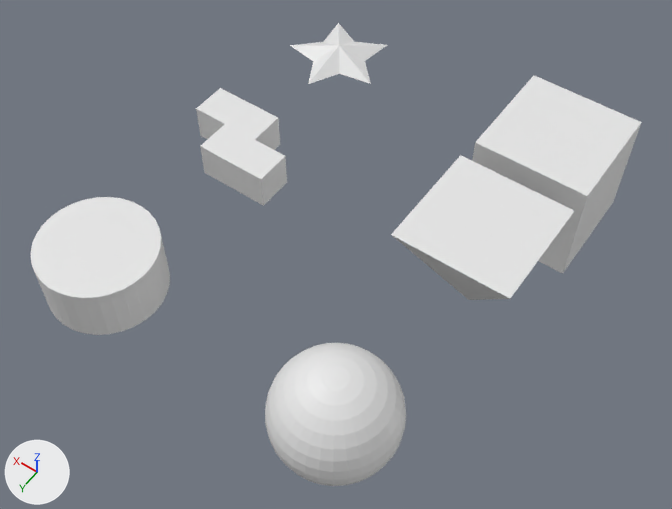
The glTF model BlenderFiles/Shapes.glb as it was, and as the next commit left it.
Both versions are drawn from a 50 mm lens placed at (-78.57, 6.87, 6.33), pointed at (-75.84, 3.04, 0.32). The axes (+X, +Y, +Z) are drawn at lower left. The lights are the same throughout. The first picture is the older version.

The older version as bpy lines, for what is in view:
```python
me_cubepyramid = bpy.data.meshes.new('CubePyramid')
me_cubepyramid.from_pydata([(0.0, 0.0, -0.5), (-0.5, -0.5, 0.5), (-0.5, 0.5, 0.5), (0.5, -0.5, 0.5), (0.5, 0.5, 0.5)], [], [(0, 1, 2), (0, 2, 4), (0, 4, 3), (0, 3, 1), (4, 2, 1), (4, 1, 3)])
me_cylinder = bpy.data.meshes.new('Cylinder')
me_cylinder.from_pydata(...)  # a 32-sided cylinder along z spanning x -0.5..0.5, y -0.5..0.5, z -0.25..0.25
me_star = bpy.data.meshes.new('Star')
me_star.from_pydata(...)  # 12 vertices, 20 faces; spans x -0.476..0.476, y -0.405..0.5, z -0.125..0.125
ob_cubepyramid = bpy.data.objects.new('CubePyramid', me_cubepyramid)
ob_cubepyramid.location = (-76.863, 2.579, 0.483)
ob_cylinder = bpy.data.objects.new('Cylinder', me_cylinder)
ob_cylinder.location = (-74.439, 4.277, 0.428)
ob_star = bpy.data.objects.new('Star', me_star)
ob_star.location = (-74.5, 1.119, 0.428)
# also in view: 'Tetris' at (-74.5, 2.6, 0.43); 'Sphere' at (-76.72, 4.28, 0.43); 'Cube' at (-76.86, 1.34, 0.43)
```
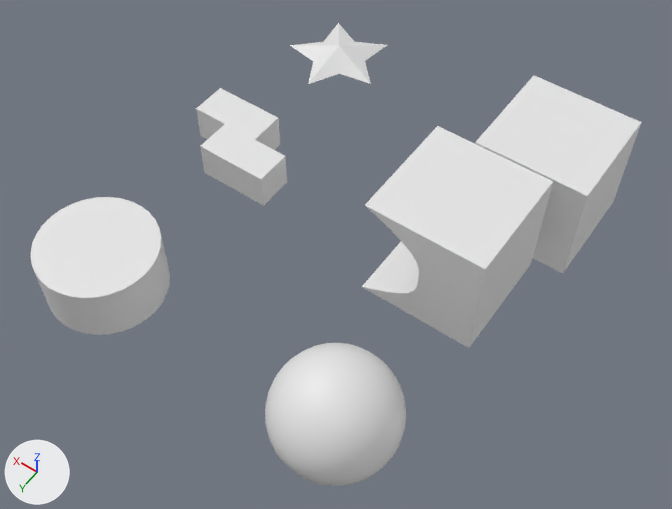
What differs and where, as boxes [x1, y1, x2, y2] in the pictures (672 x 509 px):
'Arch', added
    after: [362, 126, 553, 348]
'CubePyramid', deleted
    before: [391, 155, 574, 300]

What the commit changed:
Mesh me_cubearch is new.
It has 1930 vertices, 3856 faces and spans x -0.5..0.5, y -0.5..0.5, z -0.25..0.75.
Object 'CubePyramid' (ob_cubepyramid) is deleted.
Object 'Arch' (ob_arch) is new; it shows me_cubearch.
Its location is (-76.666, 2.649, 0.5).
